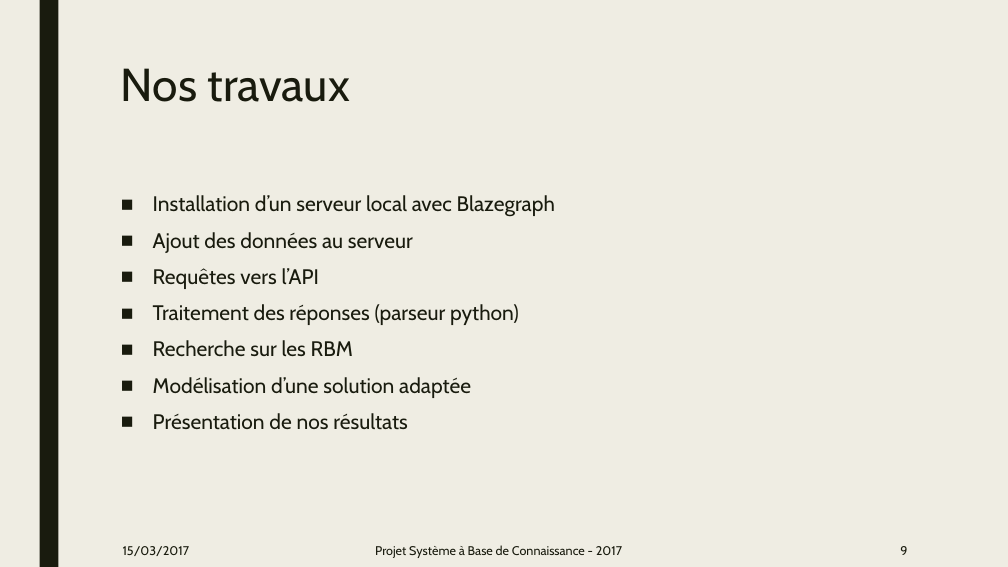
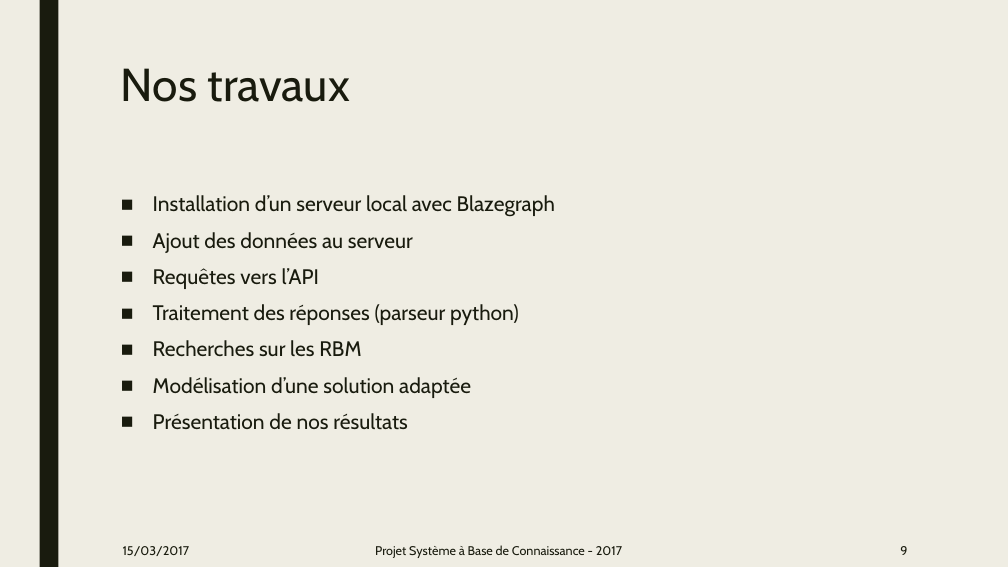
Before and after one commit to GuillaumeHaben/sbc-rbm, a slide deck: slide 8 of Projet_SBC.pptx. Drawn at 1008x567 pixels with LibreOffice and Linux fonts; fonts in the diff are those of the drawing. Boxes give left, top, right and bottom in pixels: in the first picture for what was removed or moved away, otherwise in the second. Text is boxed around its words. In the diff, an @@ line names an element or a change of style, - is before the commit and + after.

```diff
--- a/Projet_SBC.pptx
+++ b/Projet_SBC.pptx
@@ text at (153, 340, 361, 356): text changed @@
-■ Recherche sur les RBM
+■ Recherches sur les RBM
```
Also in this commit, not shown: 4 other slides changed.
